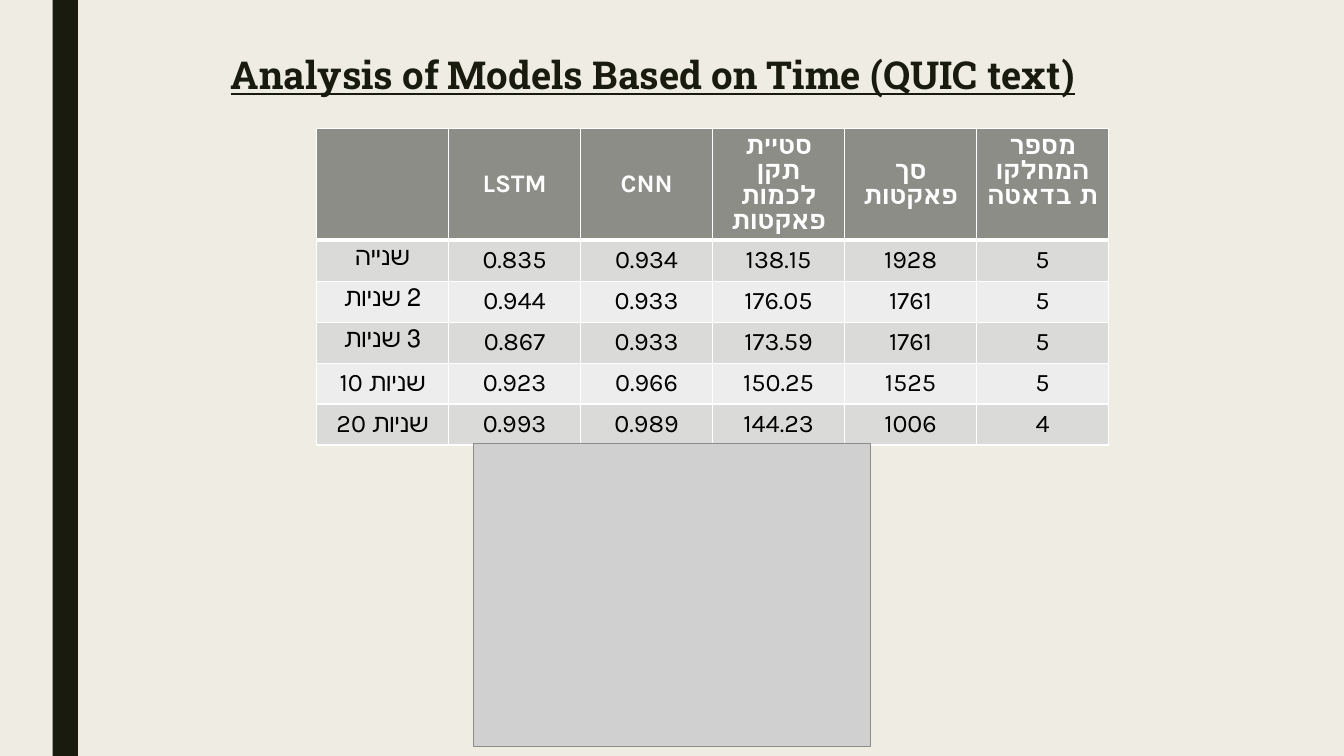
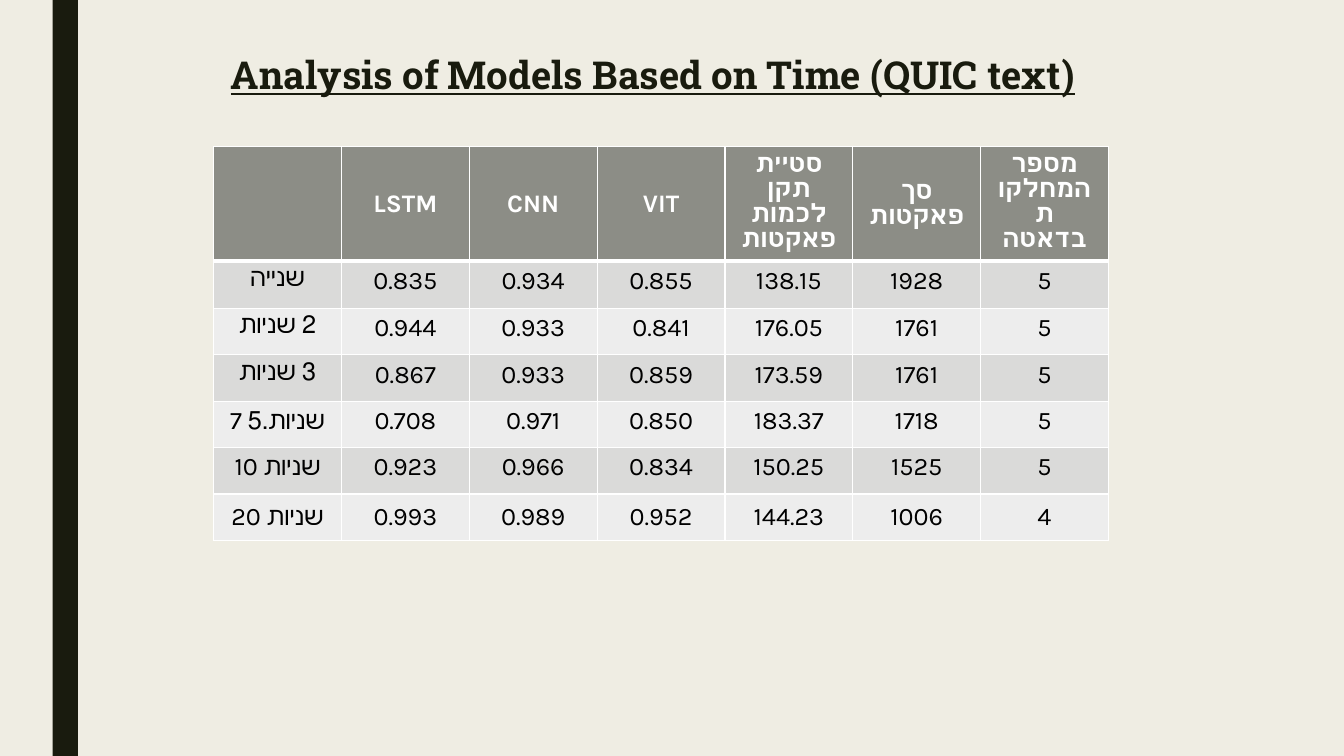
Before and after one commit to ShalevBenDavid/Traffic-Classification-Research, a slide deck: slide 10 of Research/Research_Progress.pptx. Drawn at 1344x756 pixels with LibreOffice and Linux fonts; fonts in the diff are those of the drawing; grey boxes stand for pictures. Boxes give left, top, right and bottom in pixels: in the first picture for what was removed or moved away, otherwise in the second. Text is boxed around its words. In the diff, an @@ line names an element or a change of style, - is before the commit and + after.

```diff
--- a/Research/Research_Progress.pptx
+++ b/Research/Research_Progress.pptx
@@ table at [214,147,1110,541] @@
- | LSTM | CNN | סטיית תקן לכמות פאקטות | סך פאקטות | מספר המחלקות בדאטה
-שנייה | 0.835 | 0.934 | 138.15 | 1928 | 5
-2 שניות | 0.944 | 0.933 | 176.05 | 1761 | 5
-3 שניות | 0.867 | 0.933 | 173.59 | 1761 | 5
-10 שניות | 0.923 | 0.966 | 150.25 | 1525 | 5
-20 שניות | 0.993 | 0.989 | 144.23 | 1006 | 4
+ | LSTM | CNN | VIT | סטיית תקן לכמות פאקטות | סך פאקטות | מספר המחלקות בדאטה
+שנייה | 0.835 | 0.934 | 0.855 | 138.15 | 1928 | 5
+2 שניות | 0.944 | 0.933 | 0.841 | 176.05 | 1761 | 5
+3 שניות | 0.867 | 0.933 | 0.859 | 173.59 | 1761 | 5
+7 שניות.5 | 0.708 | 0.971 | 0.850 | 183.37 | 1718 | 5
+10 שניות | 0.923 | 0.966 | 0.834 | 150.25 | 1525 | 5
+20 שניות | 0.993 | 0.989 | 0.952 | 144.23 | 1006 | 4
@@ table: place and size @@
-table at [317,129,1109,437]
+table at [214,147,1110,541]
@@ picture removed at [474,444,870,746] @@
```
Also in this commit, not shown: 1 slide added, 1 slide removed, 4 other files.
